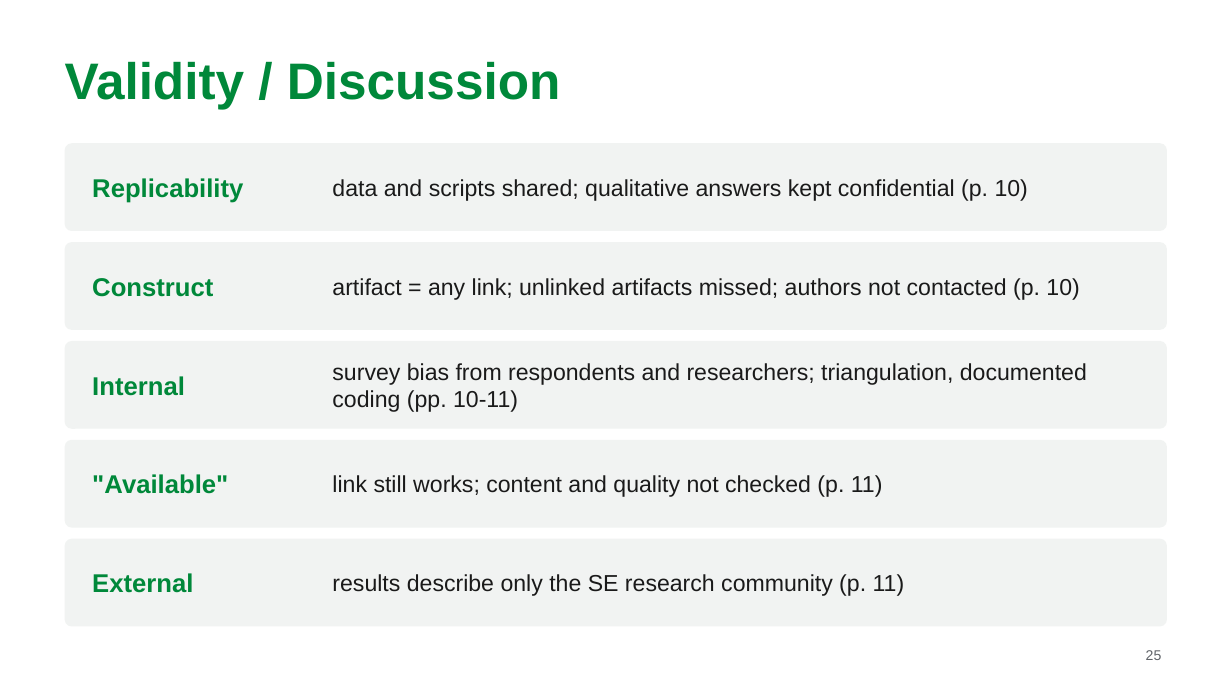
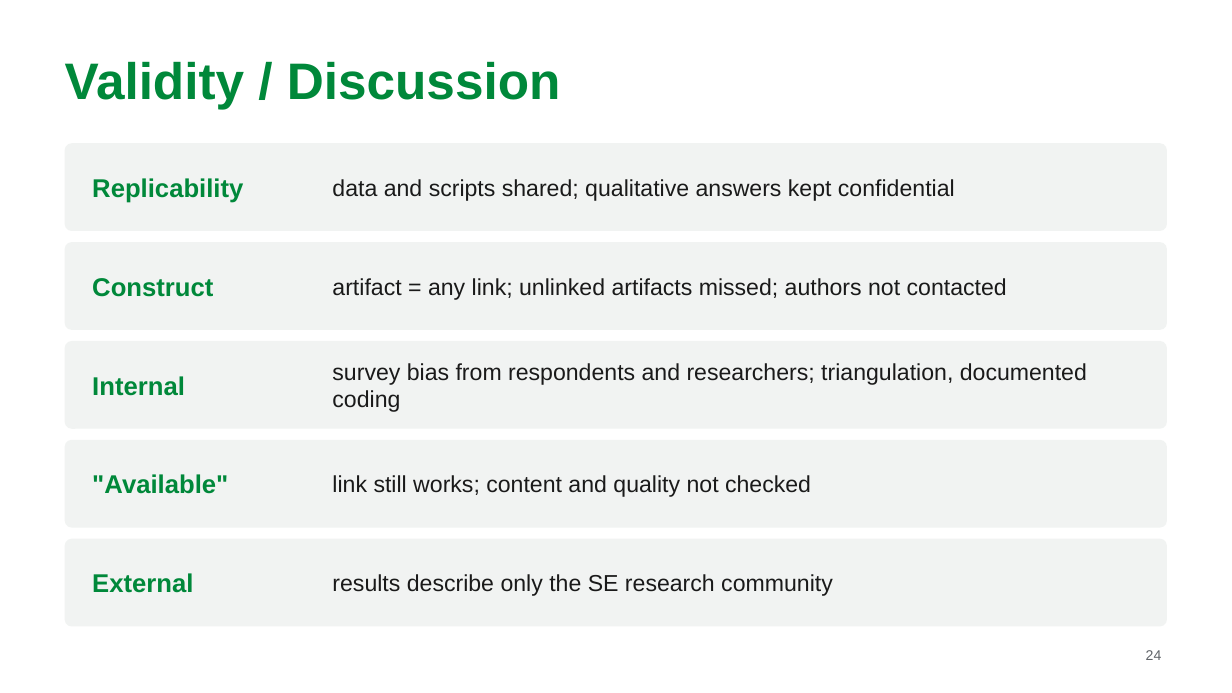
Before and after one commit to MarkAndreDuesing/Reprod_Docs_And_Notes, a slide deck: slide 24 of Vorl_2/slides/lecture2-team-paper2.pptx (slide 25 before the commit). Drawn at 1232x693 pixels with LibreOffice and Linux fonts; fonts in the diff are those of the drawing. Boxes give left, top, right and bottom in pixels: in the first picture for what was removed or moved away, otherwise in the second. Text is boxed around its words. In the diff, an @@ line names an element or a change of style, - is before the commit and + after.

```diff
--- a/Vorl_2/slides/lecture2-team-paper2.pptx
+++ b/Vorl_2/slides/lecture2-team-paper2.pptx
@@ text at [332,179,955,201]: text changed @@
-data and scripts shared; qualitative answers kept confidential (p. 10)
+data and scripts shared; qualitative answers kept confidential
@@ text at [332,278,1007,300]: text changed @@
-artifact = any link; unlinked artifacts missed; authors not contacted (p. 10)
+artifact = any link; unlinked artifacts missed; authors not contacted
@@ text at [332,363,1087,412]: text changed @@
-survey bias from respondents and researchers; triangulation, documented coding (pp. 10-11)
+survey bias from respondents and researchers; triangulation, documented coding
@@ text at [332,475,811,497]: text changed @@
-link still works; content and quality not checked (p. 11)
+link still works; content and quality not checked
@@ text at [332,574,833,596]: text changed @@
-results describe only the SE research community (p. 11)
+results describe only the SE research community
@@ page number at [1146,650,1162,660]: text changed @@
-25
+24
```
Also in this commit, not shown: 11 other slides changed, 1 slide added, 1 slide removed, 1 other file.
